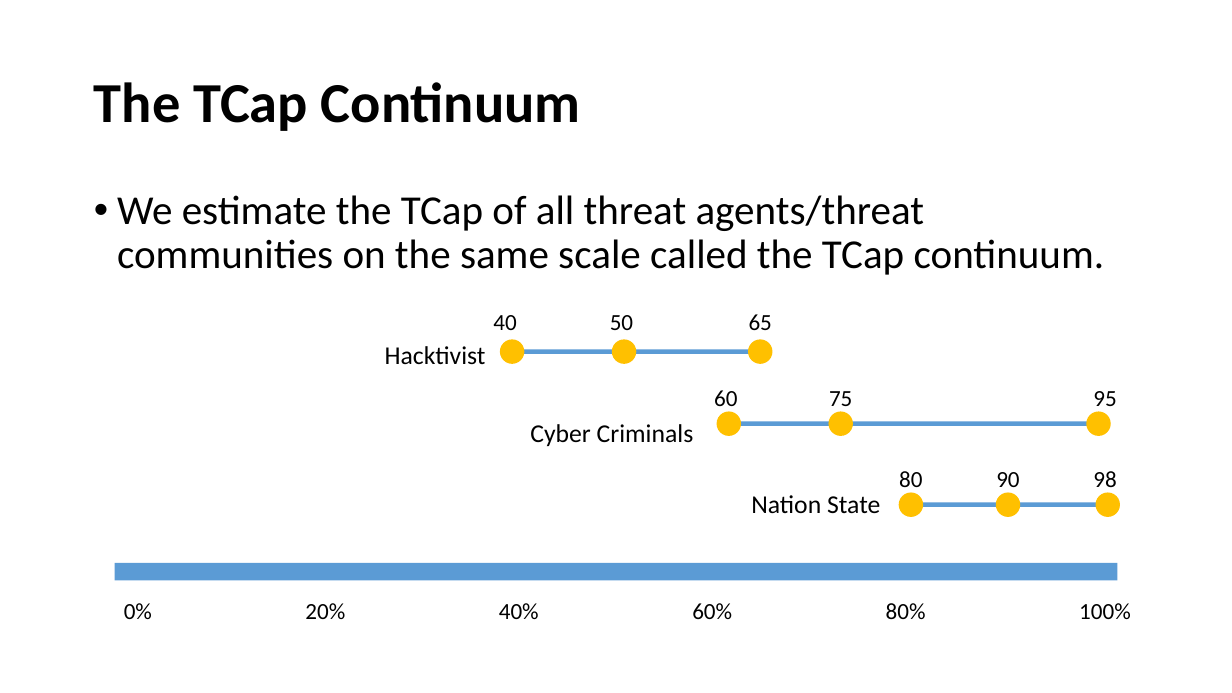
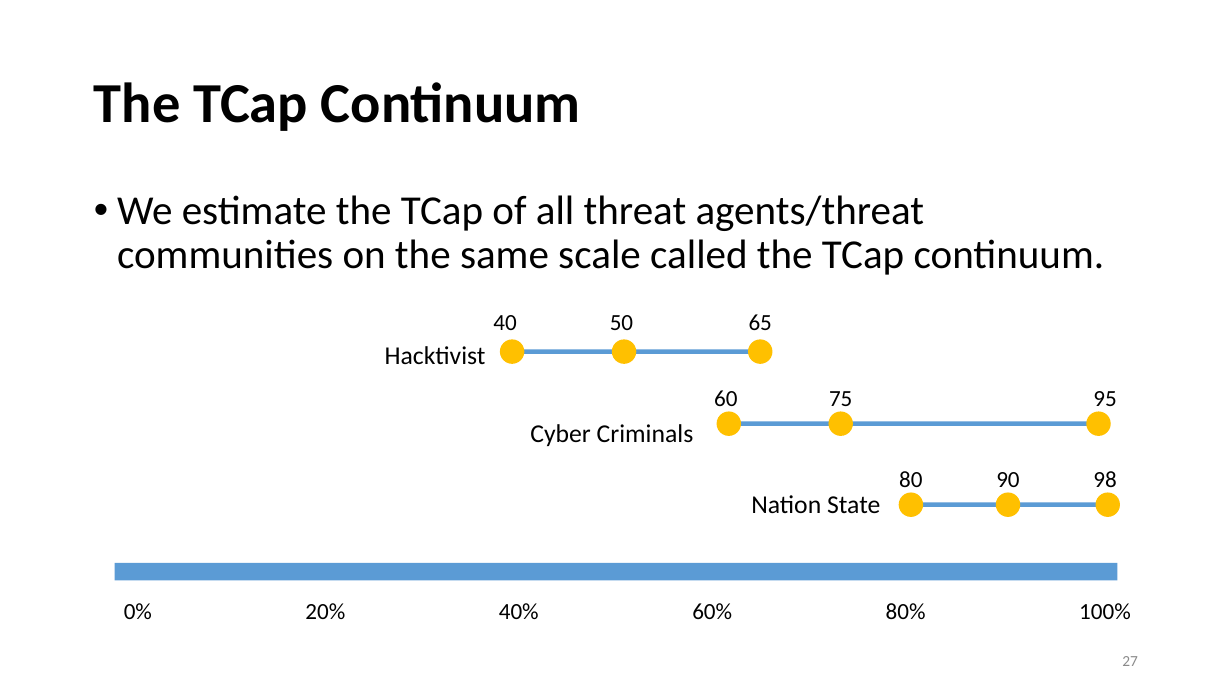
Before and after one commit to OSUso/FAIR-Open-Course, a slide deck: slide 27 of FAIR Open Course - Module 02 - The FAIR Model.pptx (slide 25 before the commit). Drawn at 1232x693 pixels with LibreOffice and Linux fonts; fonts in the diff are those of the drawing. Boxes give left, top, right and bottom in pixels: in the first picture for what was removed or moved away, otherwise in the second. Text is boxed around its words. In the diff, an @@ line names an element or a change of style, - is before the commit and + after.

```diff
--- a/FAIR Open Course - Module 02 - The FAIR Model.pptx
+++ b/FAIR Open Course - Module 02 - The FAIR Model.pptx
@@ page number added at box(1122, 656, 1138, 666), 12 pt, text #8C8C8C @@
+27
```
Also in this commit, not shown: 62 other slides changed, 3 slides added, 2 other files.
